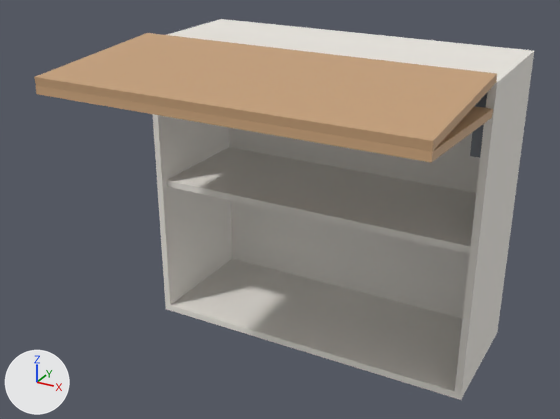
What one commit did to the glTF model 3d/hf.glb.
The view is the same before and after, from a camera (50 mm lens) standing at (0.816, -1.594, 1.204) and looking at (-0.033, -0.05, 0.431). The axes (+X, +Y, +Z) are drawn at lower left. The lights are the same throughout. The older version comes first. Both versions are drawn at frame 24 of the action 'Scene'; the numbers are the values there.

Before the edit, the objects in view are built like this:
```python
me_뒤판 = bpy.data.meshes.new('뒤판')
me_뒤판.from_pydata(...)  # a box spanning x -0.432..0.432, y 0.344..0.35, z 0.018..0.782
me_뒤판.materials.append(mat_몸통)  # white #eeeae3
me_아랫문 = bpy.data.meshes.new('아랫문')
me_아랫문.from_pydata(...)  # a box spanning x -0.448..0.448, y -0.019..0.0, z -0.398..-0.001
me_아랫문.materials.append(mat_문)  # brown #c9a27a
me_윗문 = bpy.data.meshes.new('윗문')
me_윗문.from_pydata(...)  # a box spanning x -0.448..0.448, y -0.019..0.0, z -0.399..0.0
me_윗문.materials.append(mat_문)  # brown #c9a27a
ob_뒤판 = bpy.data.objects.new('뒤판', me_뒤판)
ob_뒤판.location = (0.0, 0.0, 0.0)
ob_아랫문 = bpy.data.objects.new('아랫문', me_아랫문)
ob_아랫문.location = (0.0, -0.399, 0.772)
ob_아랫문.rotation_euler = (1.501, 0.0, 0.0)  # degrees (86, 0, 0)
ob_윗문 = bpy.data.objects.new('윗문', me_윗문)
ob_윗문.location = (0.0, 0.0, 0.8)
ob_윗문.rotation_euler = (-1.501, 0.0, 0.0)  # degrees (-86, 0, 0)
# also in view: '옆판 왼쪽' at (-0.441, 0.175, 0.4); '옆판 오른쪽' at (0.441, 0.175, 0.4); '밑판' at (0.0, 0.175, 0.009); '선반' at (0.0, 0.182, 0.4); '윗판' at (0.0, 0.175, 0.791)
```
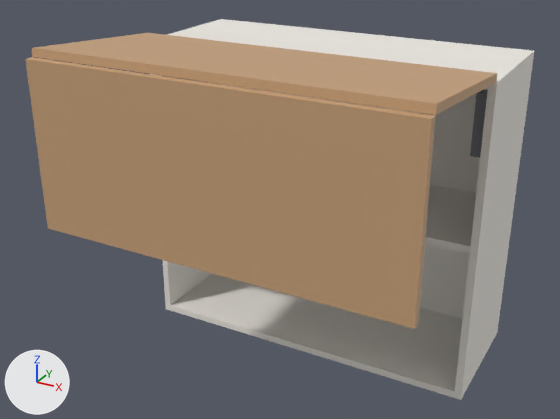
Boxes (x1, y1, x2, y2) around the edits, measured in the pictures (560 x 419 px):
'아랫문', moved, turned
    before: (36, 86, 493, 162)
    after: (25, 57, 435, 329)
'윗문', turned
    before: (34, 33, 497, 152)
    after: (32, 33, 497, 115)
'뒤판', unchanged, covered by the edit
    before: (228, 127, 480, 319)
    after: (227, 85, 480, 319)
'선반', unchanged, covered by the edit
    before: (167, 147, 476, 254)
    after: (425, 185, 476, 254)
'옆판 왼쪽', unchanged, covered by the edit
    before: (152, 19, 232, 311)
    after: (151, 19, 227, 311)

The edits, one by one:
Object '아랫문' (ob_아랫문) turns from (86, 0, 0) to (0, 0, 0) degrees about x, y and z.
Object '아랫문' (ob_아랫문) moves from (0.0, -0.399, 0.772) to (0.0, -0.398, 0.835).
Object '윗문' (ob_윗문) turns from (-86, 0, 0) to (-95, 0, 0) degrees about x, y and z.
